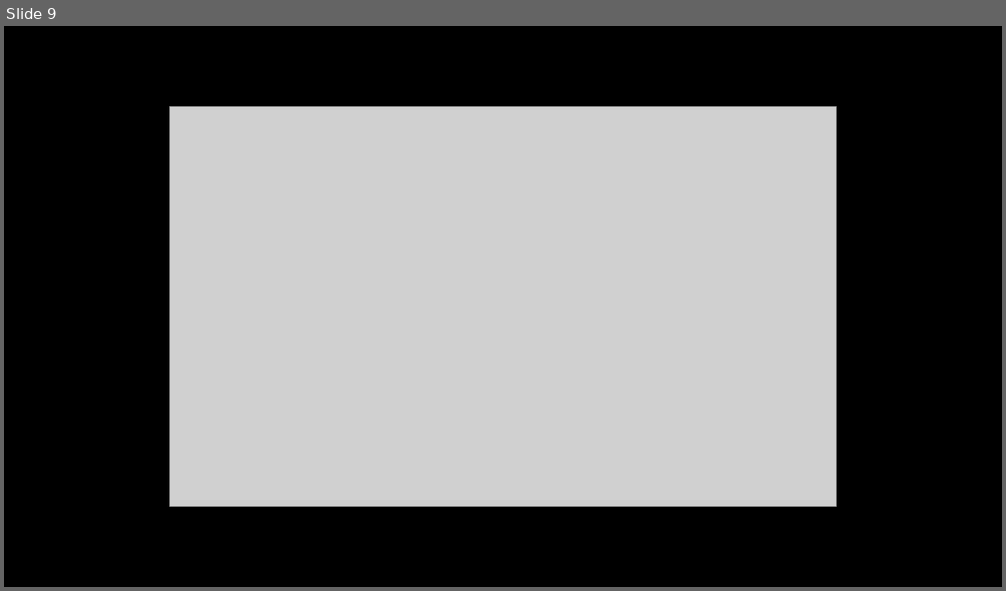
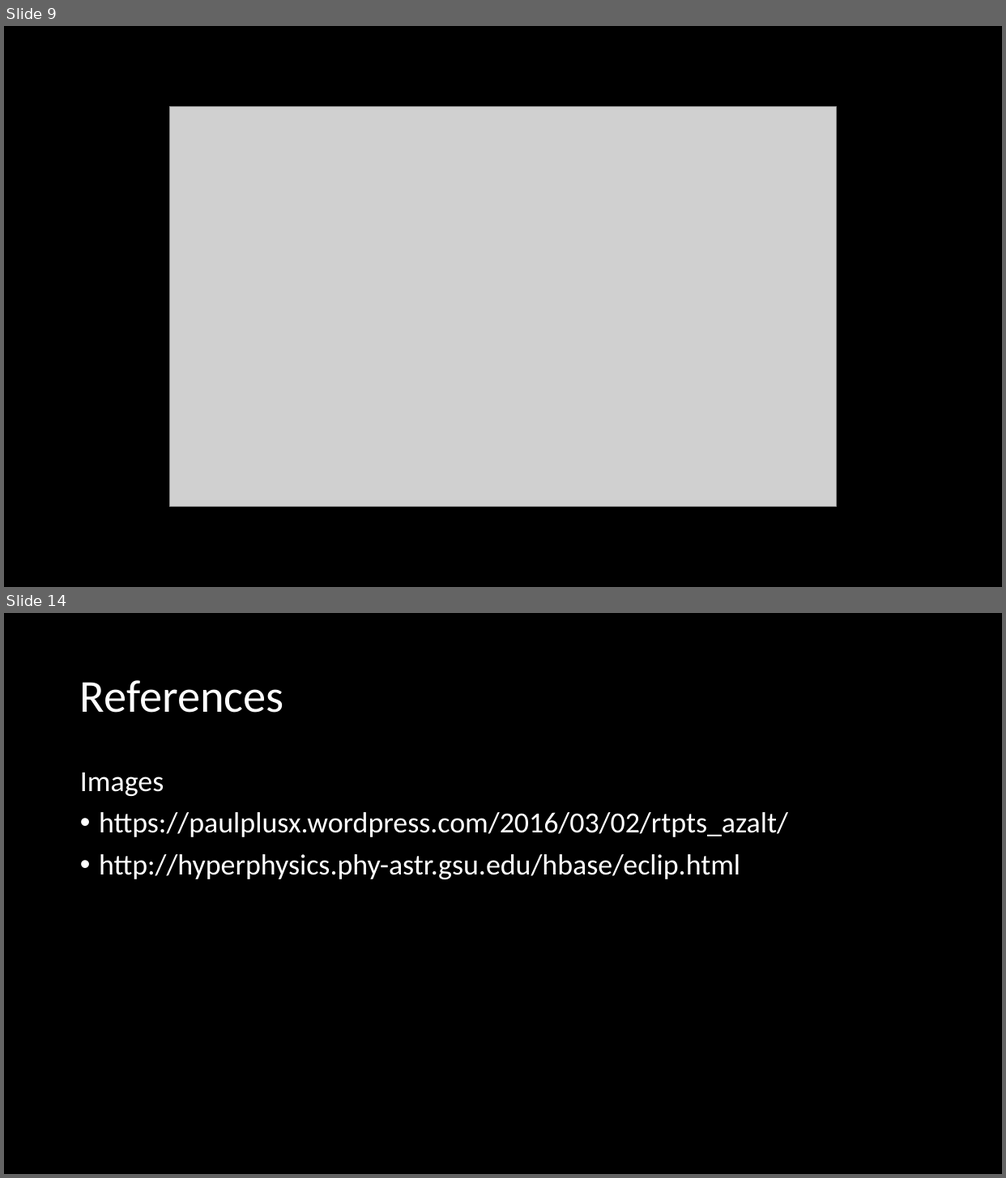
Before and after one commit to tjresearch/research-junyan, a slide deck: Presentation/Junyan_Peng_Presentation.pptx. Shown one above the other, each under a label of ours: slide 9 before the commit, slides 9 and 14 after it; the slides between them are not shown. The pictures are 1006x591 and 1006x1178 pixels, drawn with LibreOffice and Linux fonts; fonts in the diff are those of the drawing; grey boxes stand for pictures; background and template pictures are left out. Boxes give left, top, right and bottom in pixels: in the first picture for what was removed or moved away, otherwise in the second. Text is boxed around its words. In the diff, an @@ line names an element or a change of style, - is before the commit and + after.

```diff
--- a/Presentation/Junyan_Peng_Presentation.pptx
+++ b/Presentation/Junyan_Peng_Presentation.pptx
@@ slide 14 added at [4, 613, 1002, 1174], background picture (left out) @@
@@ title added at [80, 680, 284, 713], 44 pt, text #FFFFFF @@
+References
@@ text added at [80, 773, 788, 879], 28 pt, text #FFFFFF @@
+Images
+• https://paulplusx.wordpress.com/2016/03/02/rtpts_azalt/
+• http://hyperphysics.phy-astr.gsu.edu/hbase/eclip.html
```
Also in this commit, not shown: 3 slides changed, 2 other slides added, 6 other files.
